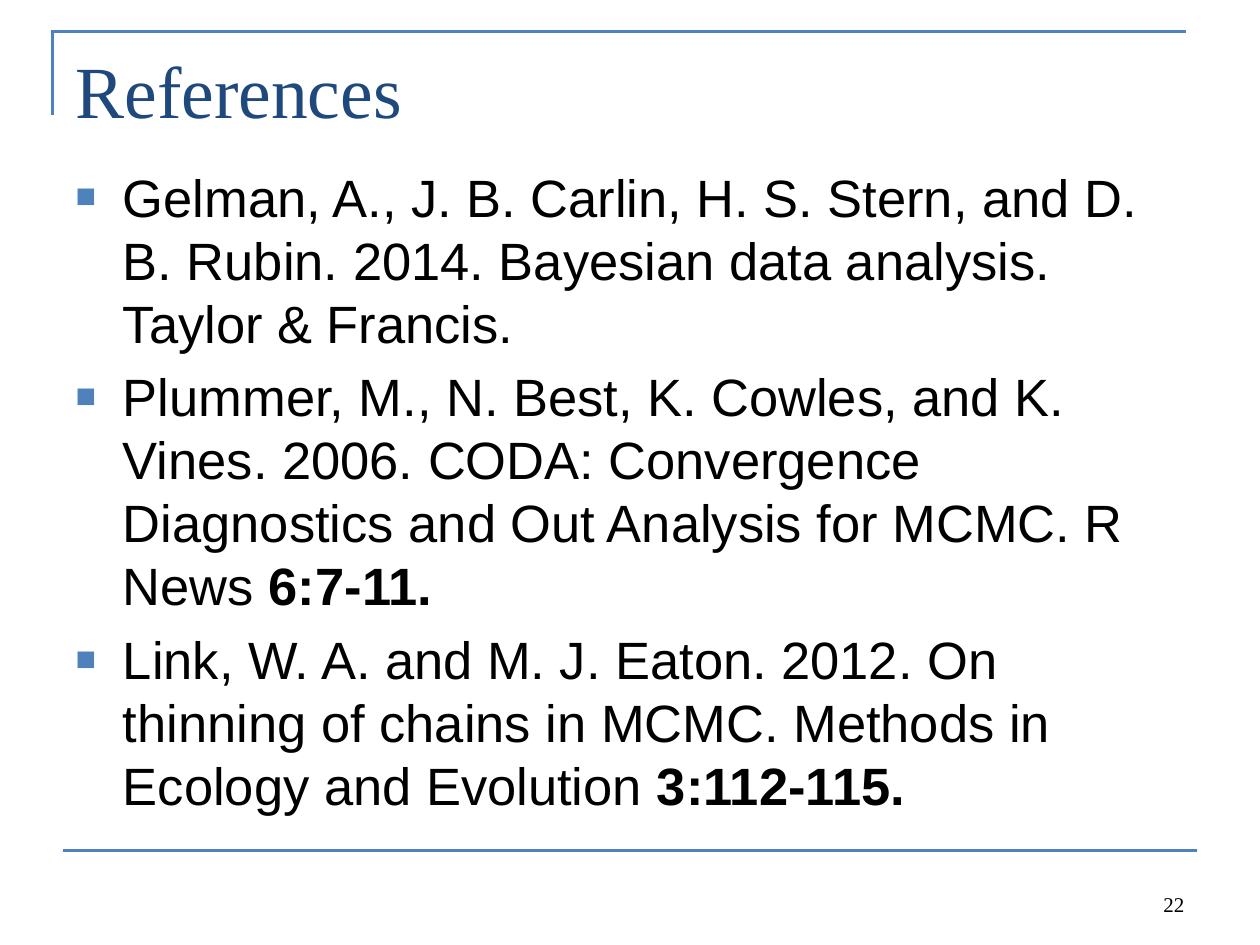
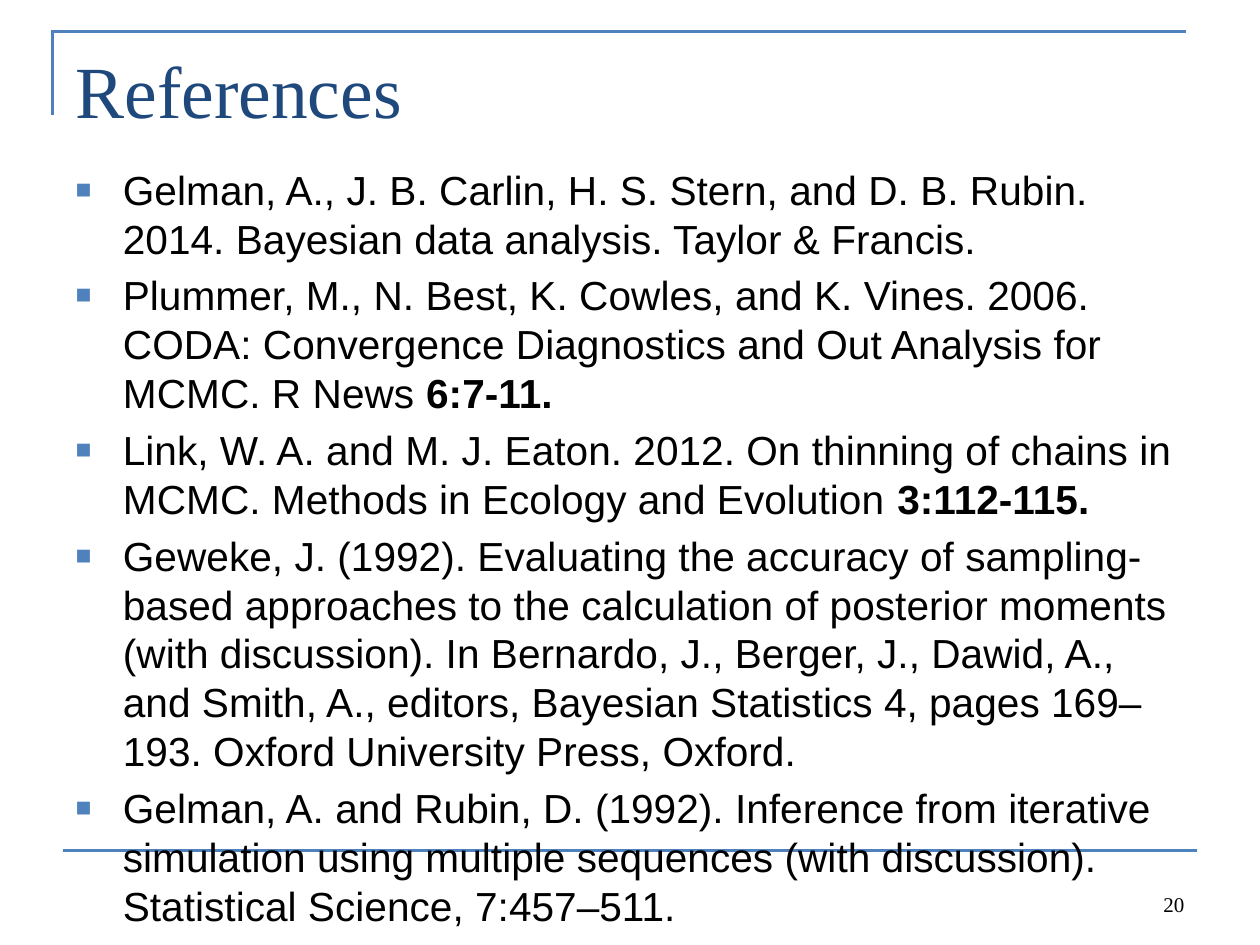
Before and after one commit to colemonnahan/bayes_workshop, a slide deck: slide 20 of dia2/lab2_JAGS.pptx (slide 22 before the commit). Drawn at 1260x945 pixels with LibreOffice and Linux fonts; fonts in the diff are those of the drawing. Boxes give left, top, right and bottom in pixels: in the first picture for what was removed or moved away, otherwise in the second. Text is boxed around its words. In the diff, an @@ line names an element or a change of style, - is before the commit and + after.

```diff
--- a/dia2/lab2_JAGS.pptx
+++ b/dia2/lab2_JAGS.pptx
@@ text at bbox=[123, 175, 1171, 522]: size 30 to 23.2 pt in "Gelman, A., J. B. Carlin, H. S. ...", "Plummer, M., N. Best, K. Cowles, and ...", "Link, W. A. and M. J. Eaton. ..."; less space between paragraphs @@
@@ text at bbox=[123, 541, 1166, 831]: paragraphs added @@
+■ Geweke, J. (1992). Evaluating the accuracy of sampling-based approaches to the calculation of posterior moments (with discussion). In Bernardo, J., Berger, J., Dawid, A., and Smith, A., editors, Bayesian Statistics 4, pages 169–193. Oxford University Press, Oxford.
+■ Gelman, A. and Rubin, D. (1992). Inference from iterative simulation using multiple sequences (with discussion). Statistical Science, 7:457–511.
@@ page number at bbox=[1163, 898, 1184, 912]: text changed @@
-22
+20
```
Also in this commit, not shown: 7 other slides changed, 2 slides removed, 4 other files.
